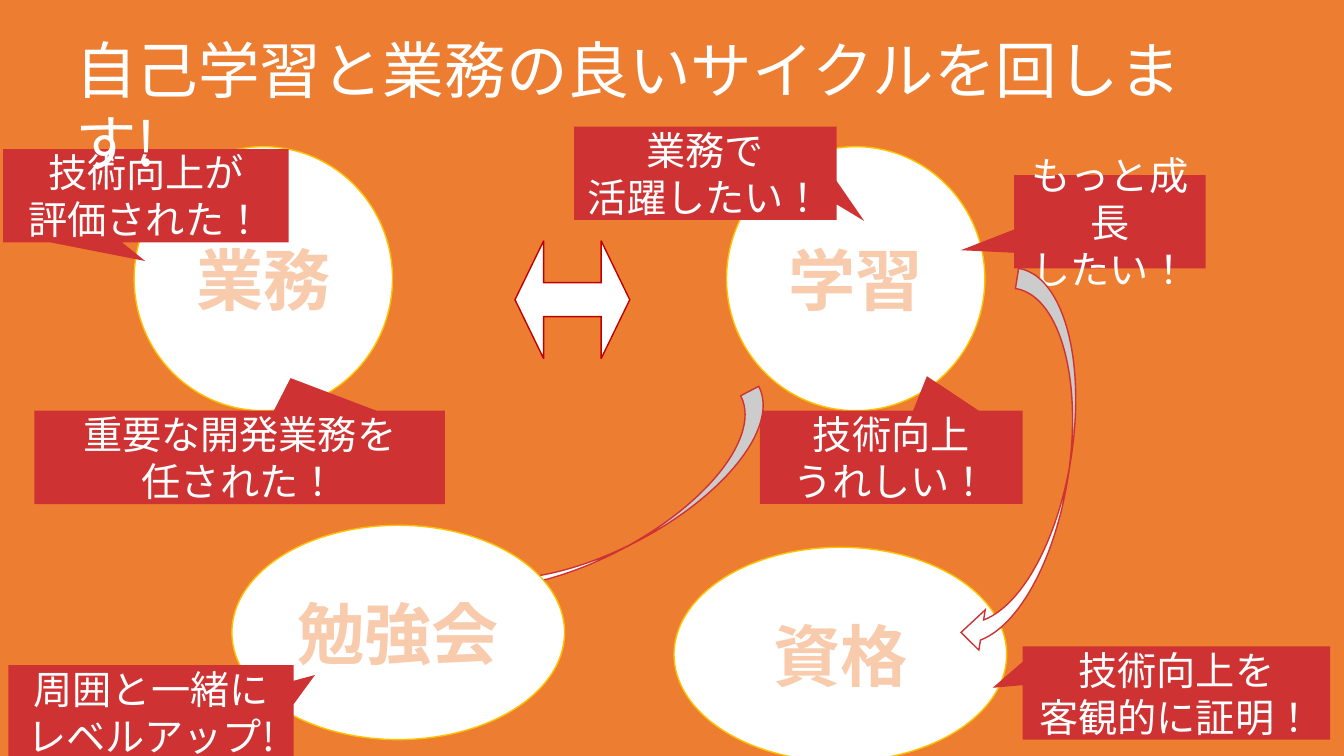
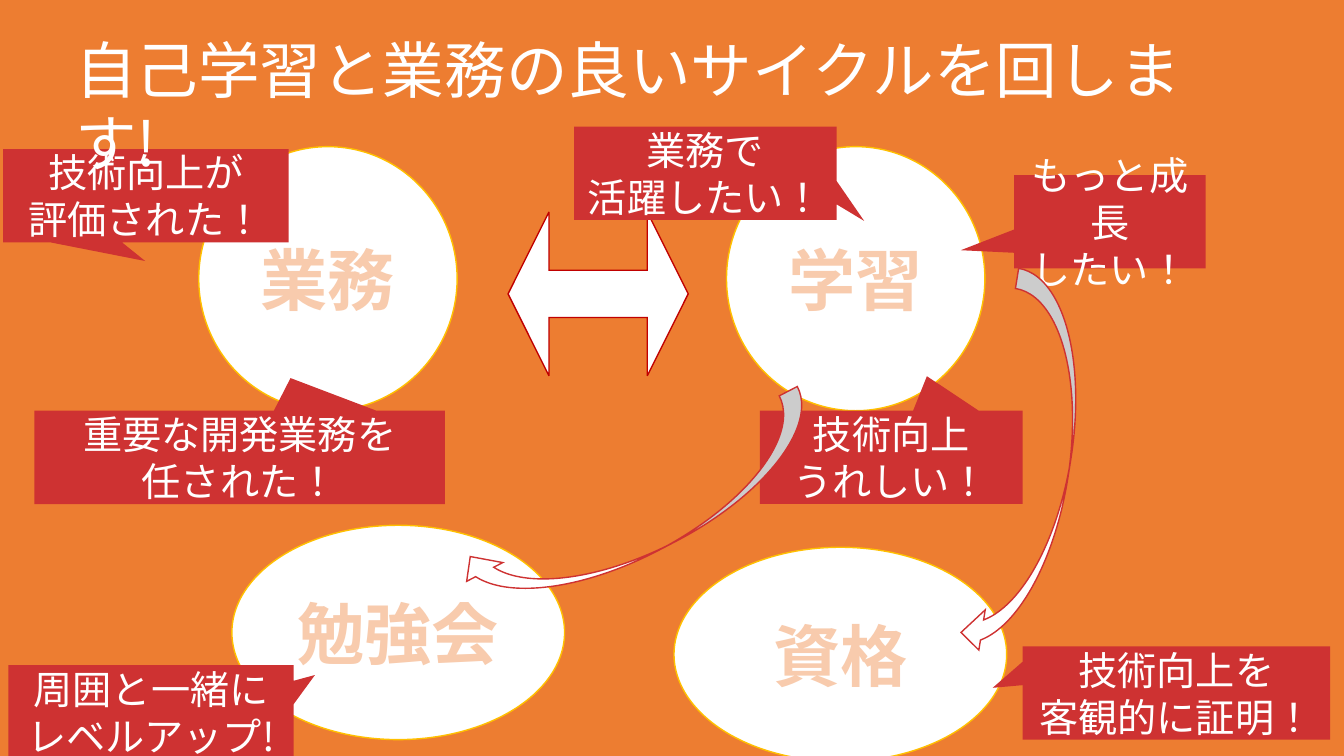
Before and after one commit to RitsIkeda/java-training, a slide deck: slide 31 of result_presentation/java-study-presentation.pptx. Drawn at 1344x756 pixels with LibreOffice and Linux fonts; fonts in the diff are those of the drawing. Boxes give left, top, right and bottom in pixels: in the first picture for what was removed or moved away, otherwise in the second. Text is boxed around its words. In the diff, an @@ line names an element or a change of style, - is before the commit and + after.

```diff
--- a/result_presentation/java-study-presentation.pptx
+++ b/result_presentation/java-study-presentation.pptx
@@ ellipse "業務": place and size @@
-ellipse "業務" at (134,147,392,411)
+ellipse "業務" at (199,147,457,411)
@@ up down arrow: place and size @@
-up down arrow at (515,240,630,358)
+up down arrow at (508,212,689,376)
@@ curved right arrow: place and size @@
-curved right arrow at (414,386,797,638)
+curved right arrow at (452,386,835,638)
```
Also in this commit, not shown: 4 other slides changed.
